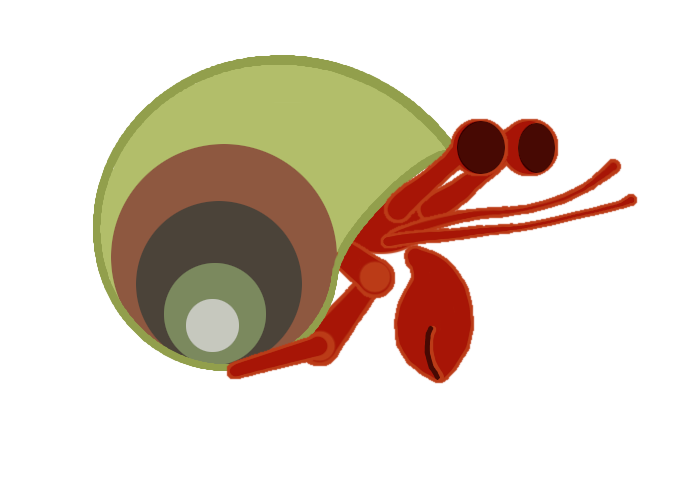
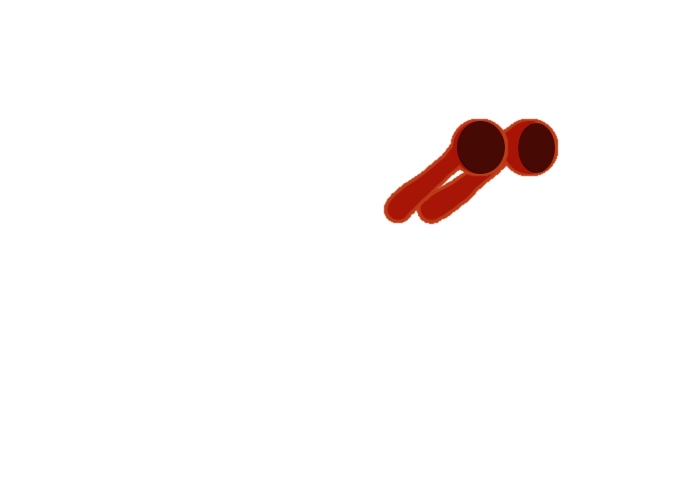
Comparing the layer stacks of the two 700×500 images. Changes:
hid "claw orange" over left=393, top=244, right=475, bottom=384
hid "back leg 3 outline" over left=226, top=332, right=332, bottom=380
hid "Circle patter #1" over left=93, top=55, right=461, bottom=372
hid "back leg 1 outline" over left=293, top=211, right=396, bottom=299
hid "antenna1" over left=380, top=193, right=638, bottom=249
hid "antenna2" over left=380, top=158, right=622, bottom=249
hid "body red" over left=331, top=179, right=430, bottom=252
hid "body orange" over left=328, top=176, right=433, bottom=255
hid "back leg 2 outline" over left=298, top=265, right=388, bottom=367
added layer "Silhouette #2" above "body orange #7" over left=93, top=55, right=461, bottom=372
